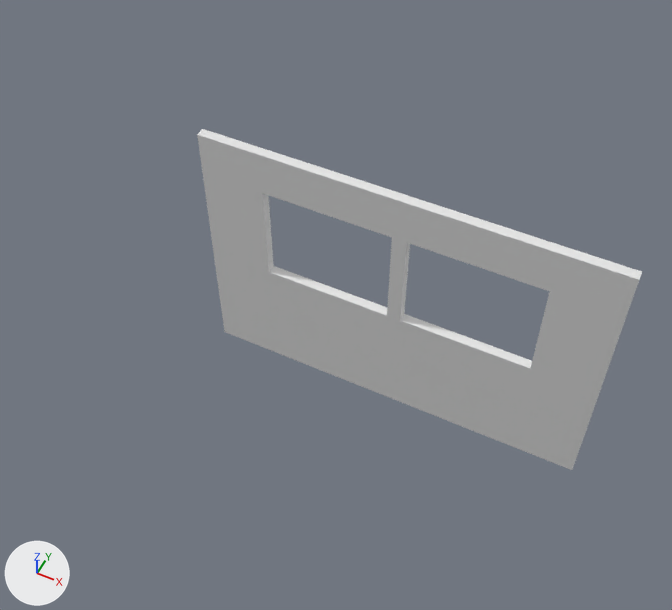
A saved change to the Blender file Assets/Models/Office/office_objects.blend.
One viewpoint serves both versions: a camera (50 mm lens) standing at (2.07, -5.39, 6.46) and looking at (-0.49, -0.25, 0.04). Arrows for +X, +Y and +Z are at lower left; the lights stay in place.

In view in the first picture: 'Windowed Wall'.
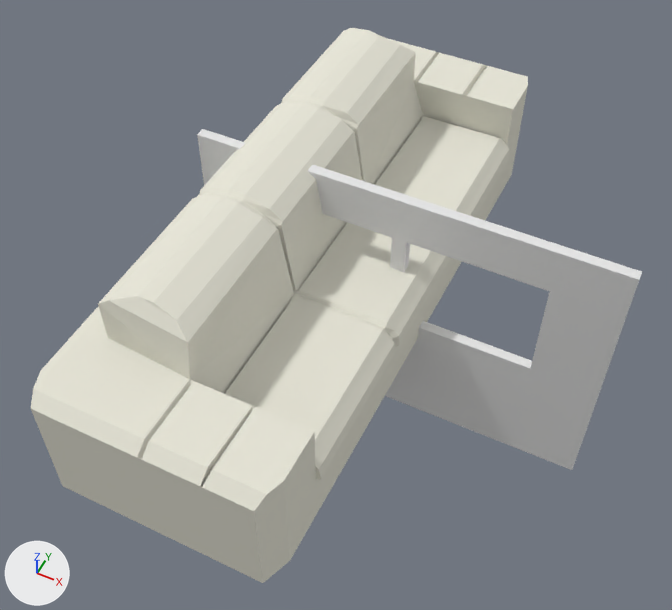
Changed parts and their boxes [x1, y1, x2, y2] in the pictures (672 x 610 px):
'Couch', shown
    after: [31, 28, 528, 583]

Patch to the scene script:
```diff
--- a/Assets/Models/Office/office_objects.blend.py
+++ b/Assets/Models/Office/office_objects.blend.py
@@ ob_couch @@
 ob_couch.scale = (1.18, 3.2, 0.923)
-ob_couch.hide_viewport = True
```
